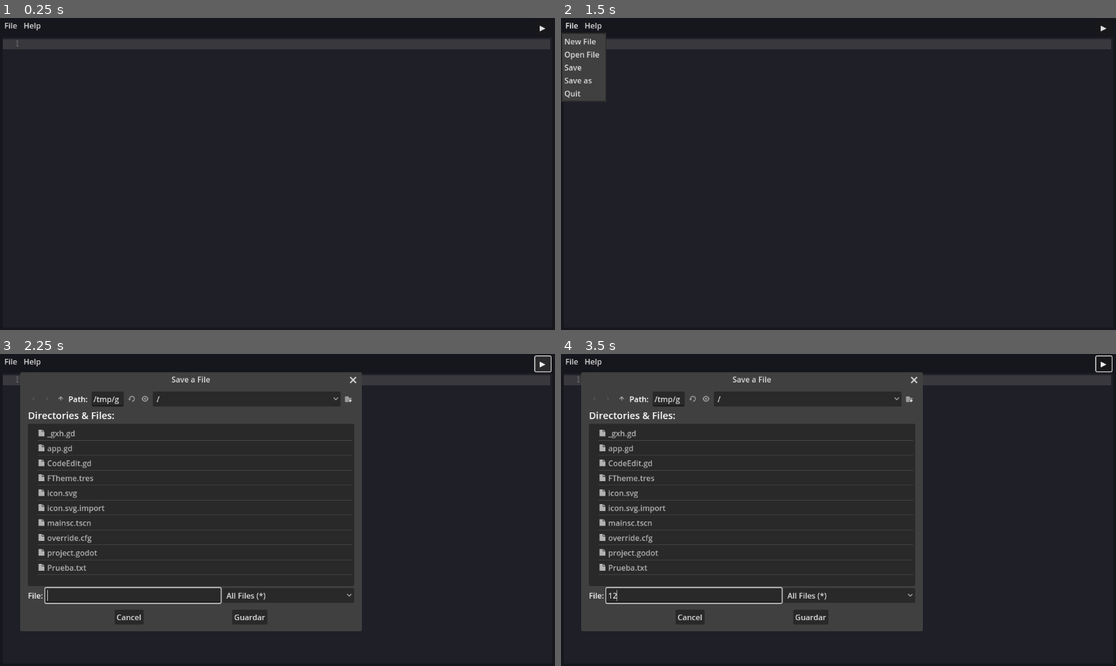
Above: before the commit, frames 1-4 (two rows, left to right).
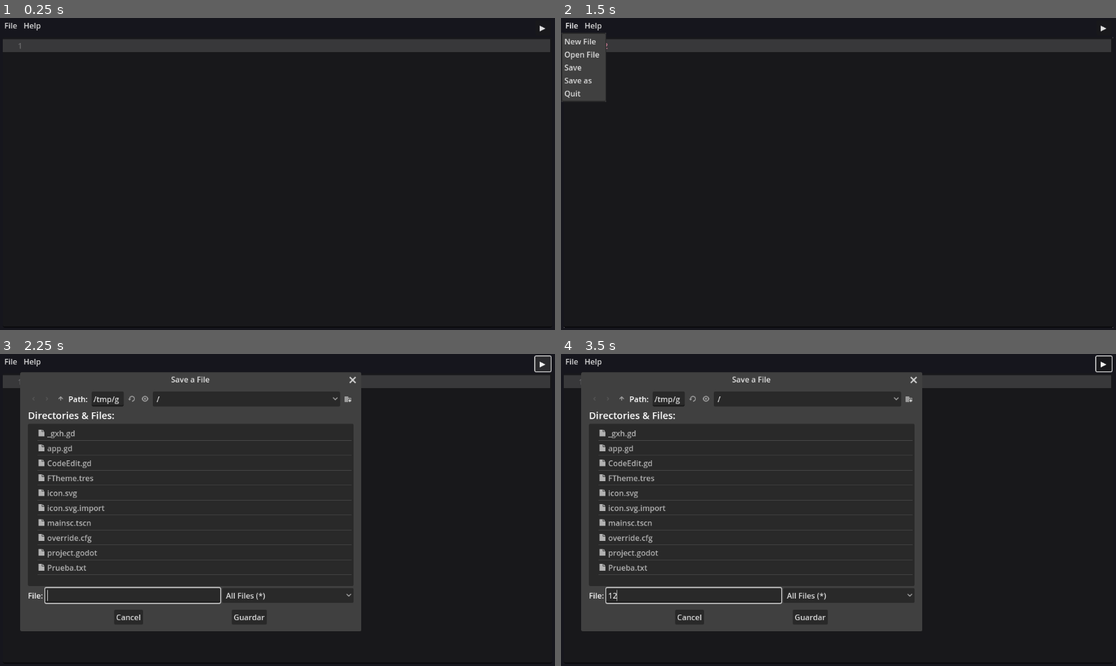
Above: after the commit, the same moments.

Repository: mortalcr/Tronchaeditor
Game: Godot game, scene res://mainsc.tscn
Same seed, same stepped clock (60 frames per second), same inputs: the game is played once before the commit and once after it.
Inputs (mouse positions are in pixels of both pictures, inside the frame that each line leads up to):
- Up to frame 1 (0.25 s): no input
- Up to frame 2 (1.5 s): click (838, 183) at 0.52 s; type "12" at 0.6 s; click "File" at 1.25 s
- Up to frame 3 (2.25 s): click "▶" at 2 s
- Up to frame 4 (3.5 s): click (694, 594) at 2.77 s; type "12" at 2.85 s

The runs differ from the first frame. In frame 1, 1.1% of the frame differs, in the area x 0-100%, y 7-100%; in frame 2, 1.0%; in frame 3, 0.9%; in frame 4, 0.9%.
Error in both runs: Unable to iterate on object of type 'Nil'. (res://app.gd:108)

Commit message:
chore: auto reimport

Diff:
--- a/FTheme.tres
+++ b/FTheme.tres
@@ -1,8 +1,19 @@
-[gd_resource type="Theme" load_steps=2 format=3 uid="uid://b56nihqwkma5t"]
+[gd_resource type="Theme" load_steps=3 format=3 uid="uid://b56nihqwkma5t"]
+
+[ext_resource type="FontFile" uid="uid://ds8ekaib1prhm" path="res://FiraCodeNerdFont-Regular.ttf" id="1_ka4vi"]
 
 [sub_resource type="SystemFont" id="SystemFont_h18xc"]
 font_names = PackedStringArray("Monospace")
+multichannel_signed_distance_field = true
 
 [resource]
 default_font = SubResource("SystemFont_h18xc")
 CodeEdit/colors/background_color = Color(0.121569, 0.121569, 0.156863, 1)
+CodeEdit/colors/current_line_color = Color(0.211765, 0.211765, 0.27451, 0.8)
+CodeEdit/colors/font_color = Color(0.862745, 0.843137, 0.729412, 1)
+CodeEdit/colors/selection_color = Color(0.133333, 0.196078, 0.286275, 1)
+CodeEdit/font_sizes/font_size = 36
+CodeEdit/fonts/font = ExtResource("1_ka4vi")
+Label/colors/font_color = Color(0.909804, 0.141176, 0.141176, 1)
+Label/font_sizes/font_size = 18
+Label/fonts/font = SubResource("SystemFont_h18xc")
